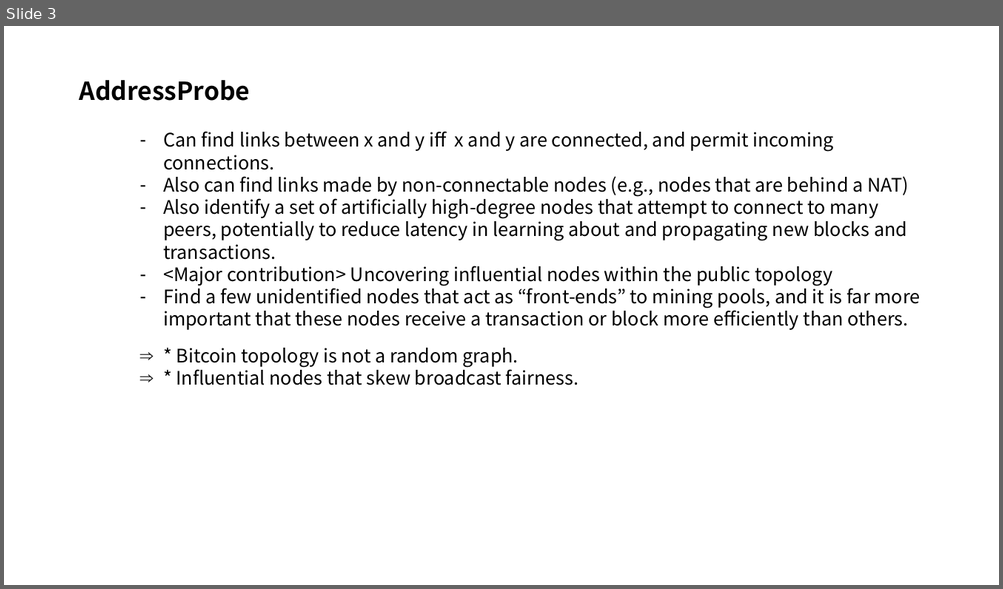
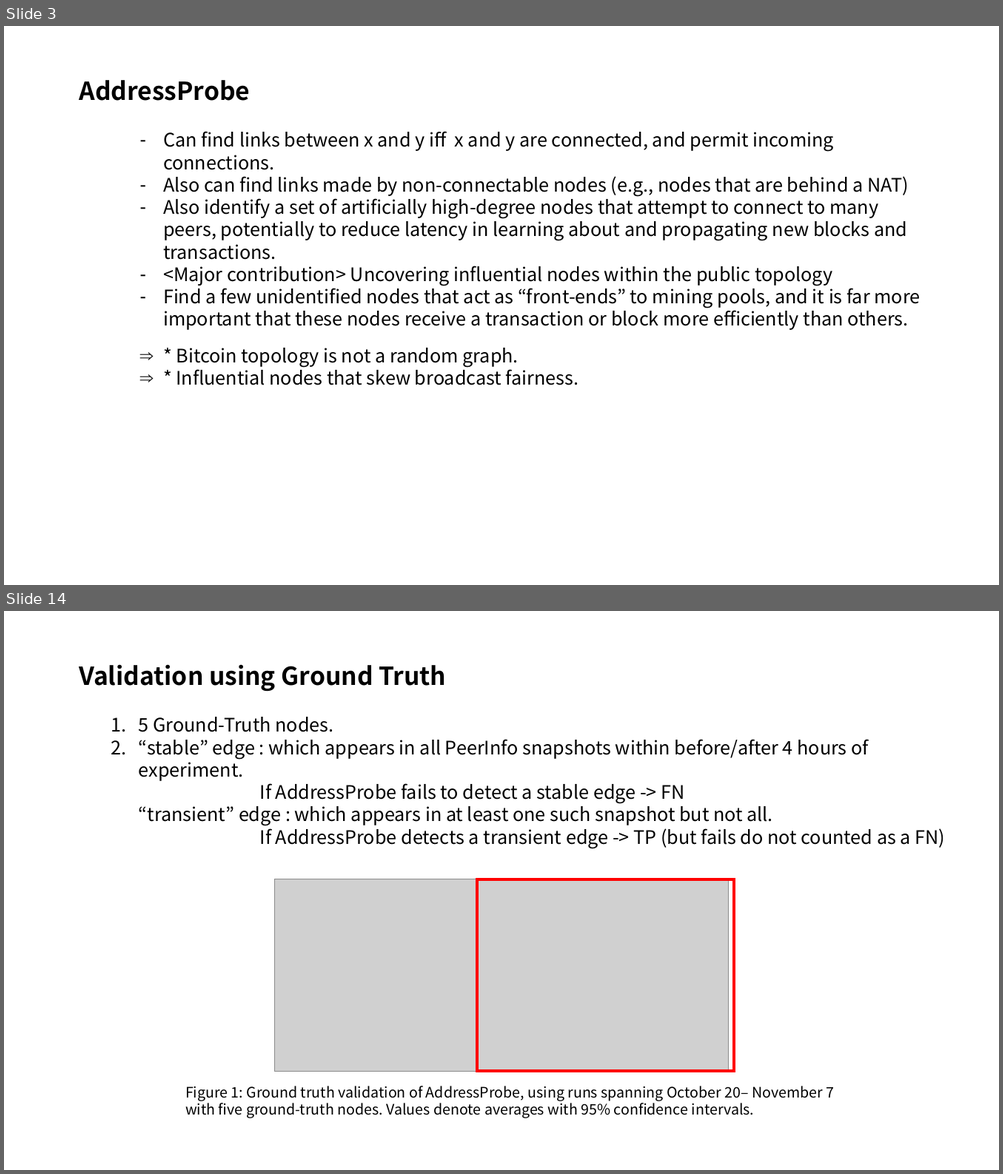
Before and after one commit to FelixSeol/paper, a slide deck: discovering/Discovering Bitcoin's Public topology.pptx. Shown one above the other, each under a label of ours: slide 3 before the commit, slides 3 and 14 after it; the slides between them are not shown. The pictures are 1003x589 and 1003x1174 pixels, drawn with LibreOffice and Linux fonts; fonts in the diff are those of the drawing; grey boxes stand for pictures. Boxes give left, top, right and bottom in pixels: in the first picture for what was removed or moved away, otherwise in the second. Text is boxed around its words. In the diff, an @@ line names an element or a change of style, - is before the commit and + after.

```diff
--- a/discovering/Discovering Bitcoin's Public topology.pptx
+++ b/discovering/Discovering Bitcoin's Public topology.pptx
@@ slide 14 added at bbox=[4, 611, 999, 1170], background #FFFFFF @@
@@ text added at bbox=[79, 664, 446, 691], 24 pt, text #000000, bold @@
+Validation using Ground Truth
@@ text added at bbox=[139, 717, 945, 849], 18 pt, text #000000 @@
+1. 5 Ground-Truth nodes.
+2. “stable” edge : which appears in all PeerInfo snapshots within before/after 4 hours of experiment.
+   If AddressProbe fails to detect a stable edge -> FN
+   “transient” edge : which appears in at least one such snapshot but not all.
+   If AddressProbe detects a transient edge -> TP (but fails do not counted as a FN)
@@ picture added at bbox=[275, 880, 728, 1071] @@
@@ rectangle added at bbox=[477, 880, 734, 1071], outline #FF0000 3 pt @@
@@ text added at bbox=[185, 1086, 834, 1119], 14 pt, text #000000 @@
+Figure 1: Ground truth validation of AddressProbe, using runs spanning October 20– November 7 with five ground-truth nodes. Values denote averages with 95% confidence intervals.
```
Also in this commit, not shown: 3 slides changed, 8 other slides added, 1 slide removed.
